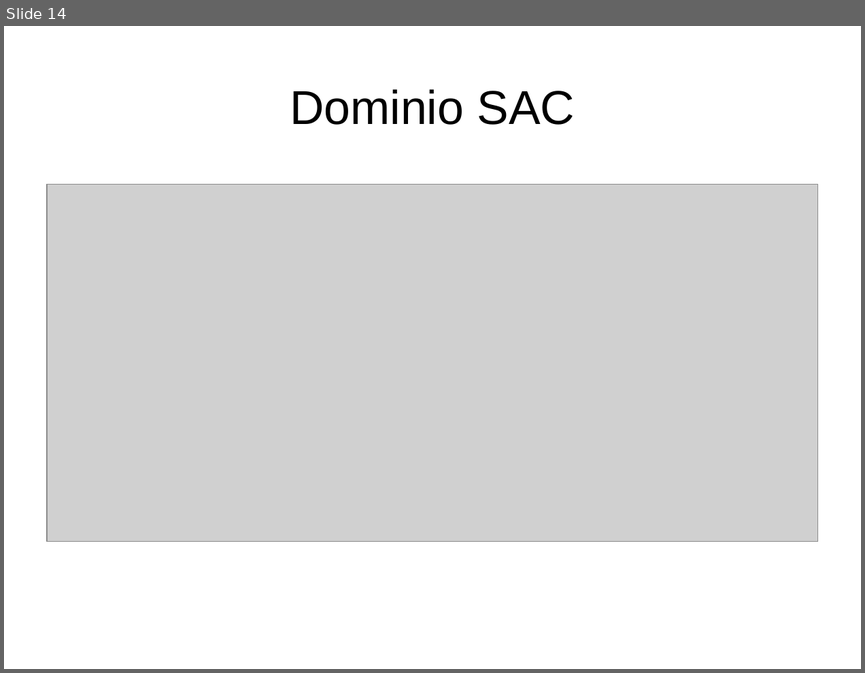
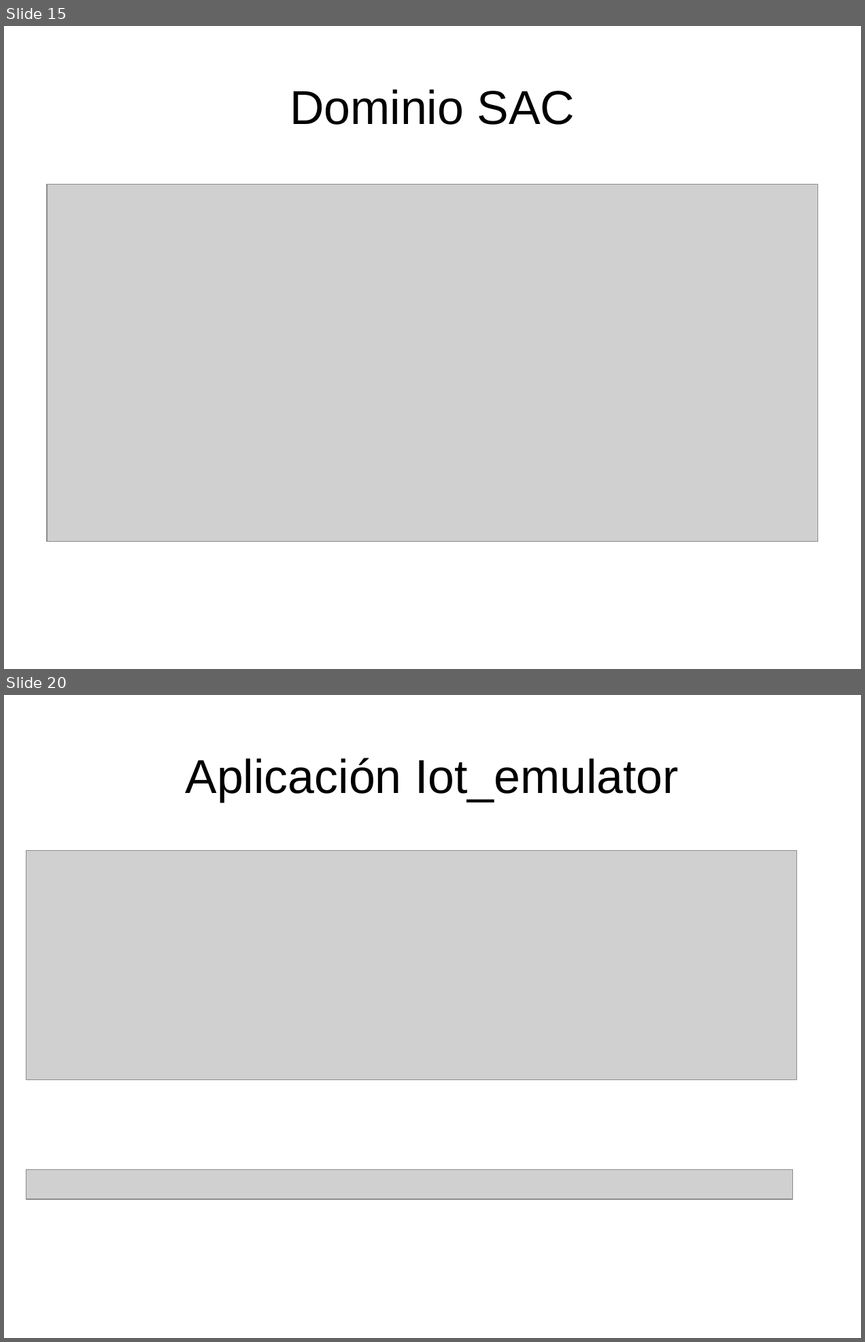
Before and after one commit to danielsalgadop/sac, a slide deck: docs/presentation/social_access_controller.odp. Shown one above the other, each under a label of ours: slide 14 before the commit, slides 15 and 20 after it; the slides between them are not shown. The pictures are 865x673 and 865x1342 pixels, drawn with LibreOffice and Linux fonts; fonts in the diff are those of the drawing; grey boxes stand for pictures. Boxes give left, top, right and bottom in pixels: in the first picture for what was removed or moved away, otherwise in the second. Text is boxed around its words. In the diff, an @@ line names an element or a change of style, - is before the commit and + after.

```diff
--- a/docs/presentation/social_access_controller.odp
+++ b/docs/presentation/social_access_controller.odp
@@ slide 20 added at box(4, 695, 861, 1338), background #FFFFFF @@
@@ title added at box(186, 758, 679, 802), 44 pt, text #000000 @@
+Aplicación Iot_emulator
@@ picture added at box(26, 851, 797, 1080) @@
@@ picture added at box(26, 1170, 792, 1200) @@
@@ what was slide 14 is now slide 15 @@
```
Also in this commit, not shown: 8 other slides added, 2 slides removed, 12 other files.
